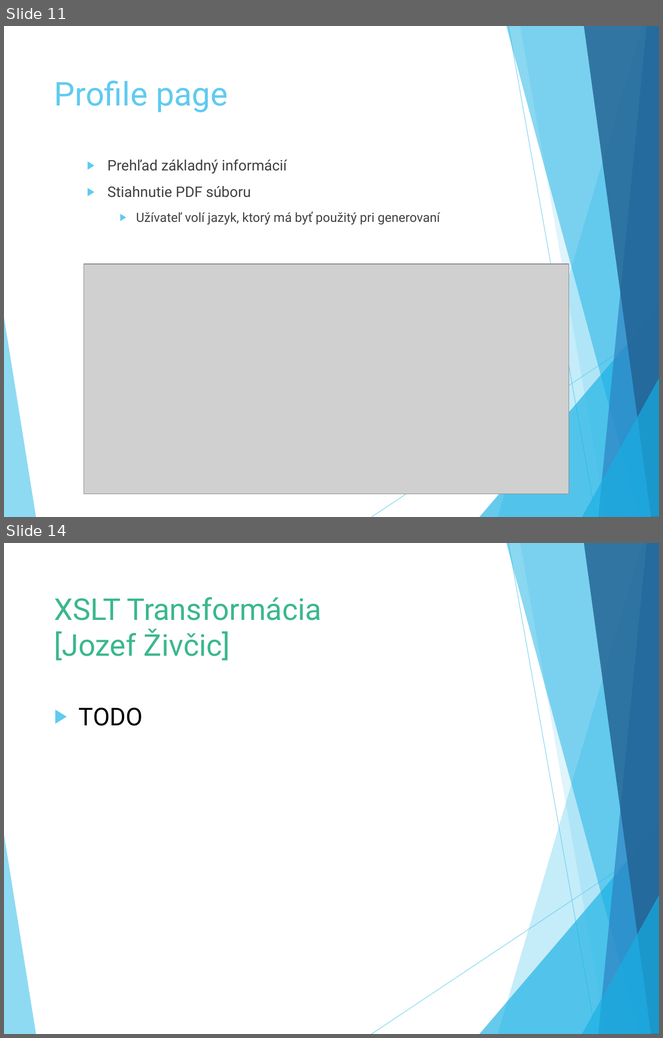
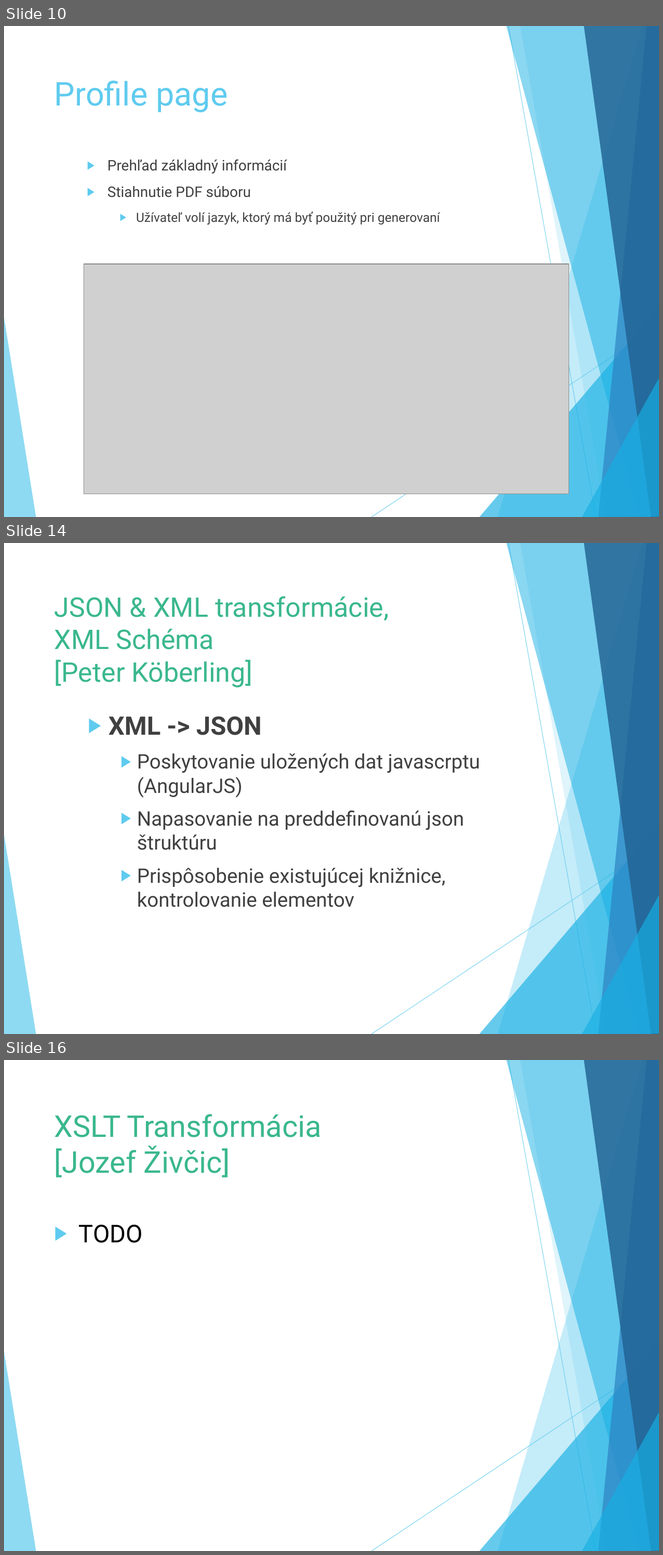
Before and after one commit to Suzii/pb138-cv_generator, a slide deck: defence/obhajoba.pptx. Shown one above the other, each under a label of ours: slides 11 and 14 before the commit, slides 10, 14 and 16 after it; the slides between them are not shown. The pictures are 663x1038 and 663x1555 pixels, drawn with LibreOffice and Linux fonts; fonts in the diff are those of the drawing; grey boxes stand for pictures. Boxes give left, top, right and bottom in pixels: in the first picture for what was removed or moved away, otherwise in the second. Text is boxed around its words. In the diff, an @@ line names an element or a change of style, - is before the commit and + after.

```diff
--- a/defence/obhajoba.pptx
+++ b/defence/obhajoba.pptx
@@ slide 14 added at (4,543,659,1034), background #FFFFFF; not listed: 10 template elements that a slide beside it also shows @@
@@ title added at (54,596,389,688), 29.7 pt, text #3AB88F @@
+JSON & XML transformácie,
+XML Schéma
+[Peter Köberling]
@@ text added at (109,716,480,908), 22 pt, text #404040 @@
+  ▶ XML -> JSON
+    ▶ Poskytovanie uložených dat javascrptu (AngularJS)
+    ▶ Napasovanie na preddefinovanú json štruktúru
+    ▶ Prispôsobenie existujúcej knižnice, kontrolovanie elementov
@@ what was slide 11 is now slide 10 @@
@@ what was slide 14 is now slide 16 @@
```
Also in this commit, not shown: 6 slides changed, 2 other slides added, 1 slide removed, 3 other files.
